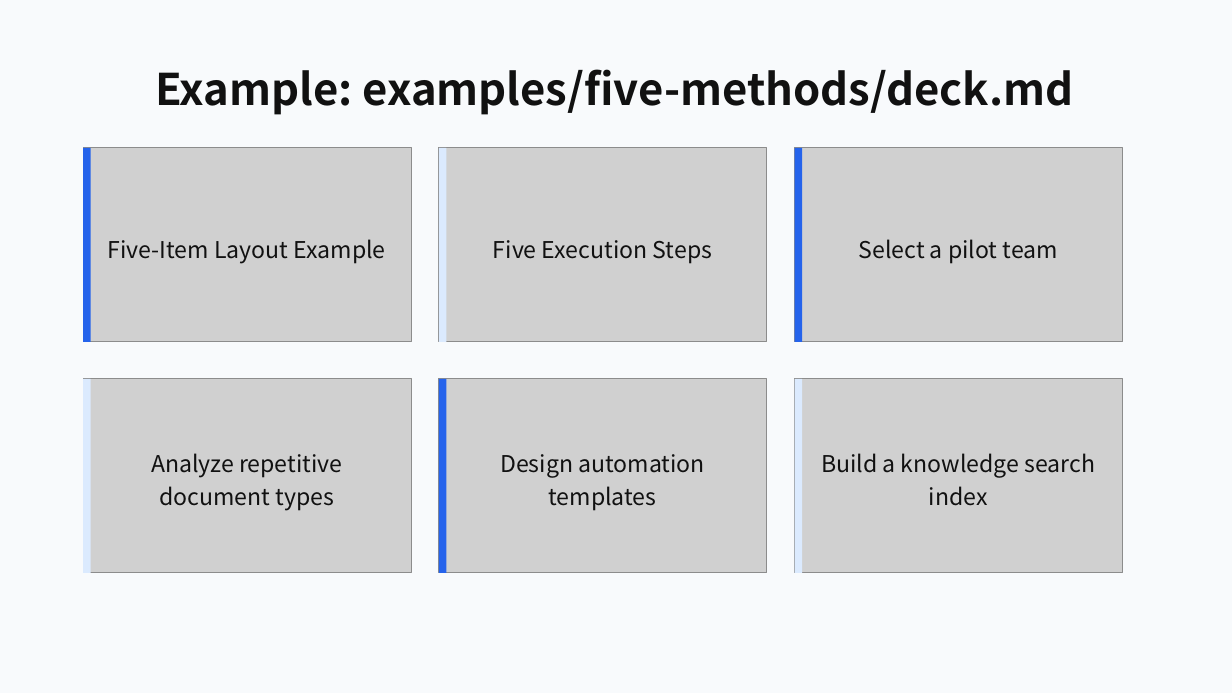
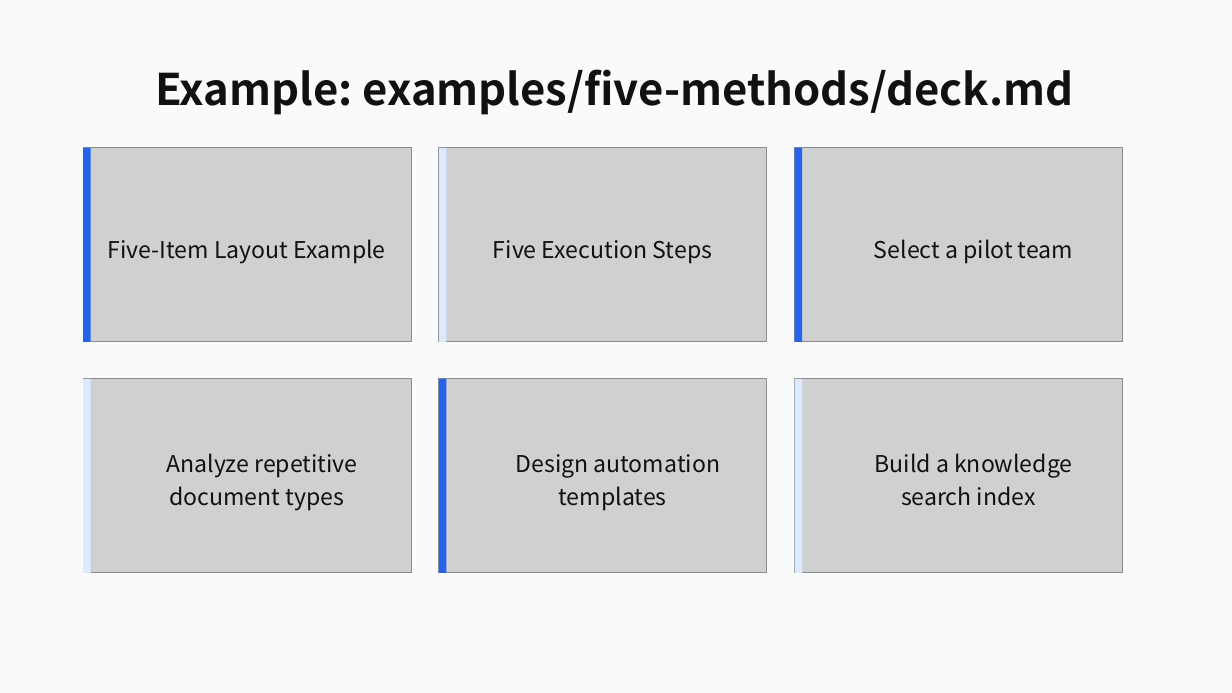
Before and after one commit to ch040602/mdpr-skill, a slide deck: slide 27 of artifacts/mdpr-vs-skill/mdpr-baseline-result.pptx (slide 30 before the commit). Drawn at 1232x693 pixels with LibreOffice and Linux fonts; fonts in the diff are those of the drawing; grey boxes stand for pictures. Boxes give left, top, right and bottom in pixels: in the first picture for what was removed or moved away, otherwise in the second. Text is boxed around its words. In the diff, an @@ line names an element or a change of style, - is before the commit and + after.

```diff
--- a/artifacts/mdpr-vs-skill/mdpr-baseline-result.pptx
+++ b/artifacts/mdpr-vs-skill/mdpr-baseline-result.pptx
@@ text "Select a pilot team": place and size @@
-text "Select a pilot team" at [859, 239, 1058, 263]
+text "Select a pilot team" at [874, 239, 1073, 263]
@@ text "Analyze repetitive document types": place and size @@
-text "Analyze repetitive document types" at [151, 453, 342, 511]
+text "Analyze repetitive document types" at [167, 453, 357, 511]
@@ text "Design automation templates": place and size @@
-text "Design automation templates" at [500, 454, 705, 511]
+text "Design automation templates" at [516, 454, 721, 511]
@@ text "Build a knowledge search index" rewrapped from [821, 453, 1096, 506] to [874, 453, 1072, 506] @@
```
Also in this commit, not shown: 6 other slides changed, 1 slide added, 4 slides removed, 12 other files.
